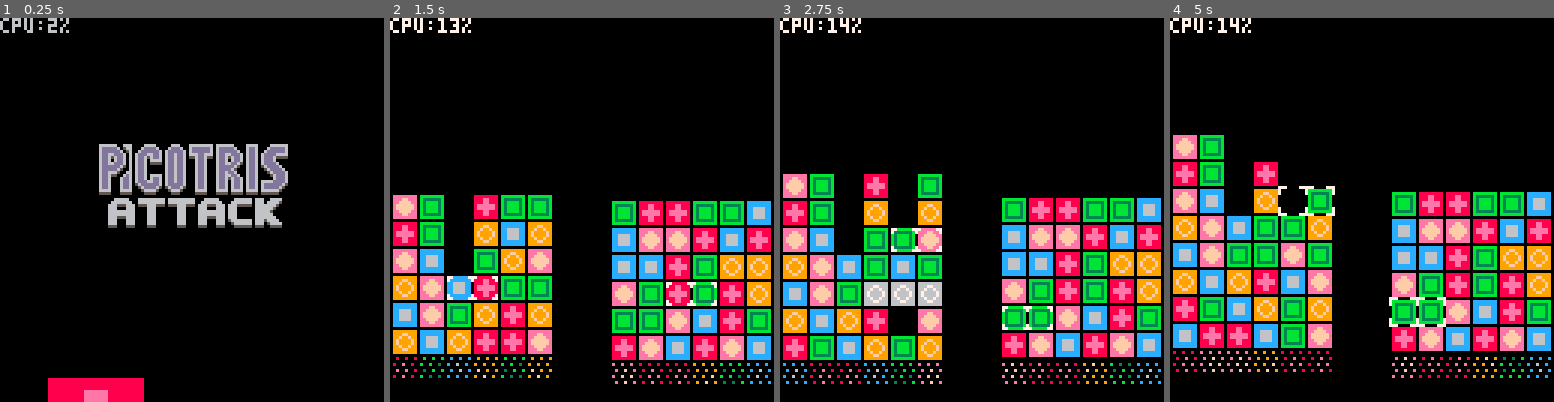
Above: before the commit, frames 1-4 (left to right).
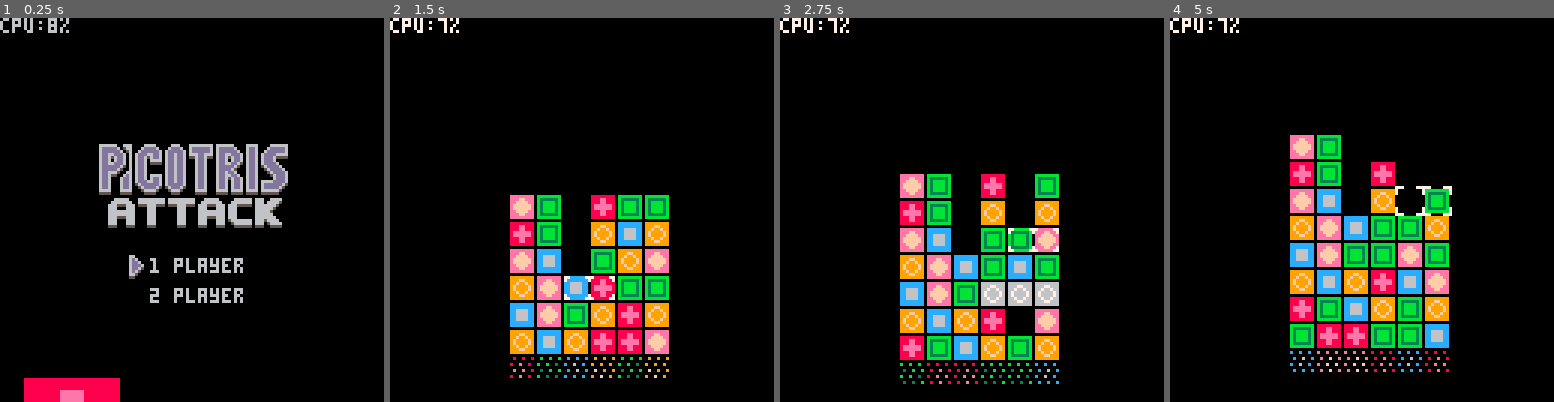
Above: after the commit, the same moments.

Repository: stevelavietes/pico8carts
Game: PICO-8 cartridge pa.p8
The game is run twice, just before and just after one commit, with the same random seed, the same clock (stepped at 60 frames per second) and the same inputs.
Inputs:
- Up to frame 1 (0.25 s): no input
- Up to frame 2 (1.5 s): tap X (X key) at 0.33, 1.07 s; tap O (Z key) at 0.7 s
- Up to frame 3 (2.75 s): hold Right 1.6-2.1 s; hold P2 Left 1.6-2.1 s; tap O (Z key) at 1.7, 2.1, 2.5 s; tap X (X key) at 1.85 s; hold Up 2.15-2.42 s; hold P2 Down 2.15-2.42 s; hold Right from 2.47 s (still down); hold P2 Left from 2.47 s (still down)
- Up to frame 4 (5 s): tap O (Z key) every 0.4 s from 2.9 to 4.9 s; tap X (X key) at 2.97, 4.08 s; release Right at 3.03 s; release P2 Left at 3.03 s; hold Left 3.08-3.58 s; hold P2 Right 3.08-3.58 s; hold Down 3.63-3.97 s; hold P2 Up 3.63-3.97 s; hold Right 4.02-4.68 s; hold P2 Left 4.02-4.68 s; hold Up from 4.73 s (still down); hold P2 Down from 4.73 s (still down)

The runs differ from the first frame. In frame 1, 2.2% of the frame differs, in the area x 6-64%, y 0-100%; in frame 2, 33%; in frame 3, 36%; in frame 4, 39%, in the area x 0-100%, y 0-94%.

Commit message:
working title screen

Diff:
--- a/pa.p8
+++ b/pa.p8
@@ -351,6 +351,59 @@
  line(0,0,0,-l,c)
  popc()
 end
+
+function draw_title()
+ pushc(0,-128)
+ pushc(0,(g.tick%230))
+ sspr(8,0,8,8,8,0,32,32)
+ sspr(24,0,8,8,78,32,32,32)
+ sspr(32,0,8,8,28,64,32,32)
+ popc()
+ popc()
+ for i=1,15 do
+  pal(i,0)
+ end
+ spr(72,32,40,8,4)
+ spr(72,34,40,8,4)
+ spr(72,33,39,8,4)
+ spr(72,33,41,8,4)
+ pal()
+ spr(72,33,40,8,4)
+ print('1 player', 50, 80)
+ print('2 player', 50, 90)
+ if g.np==1 then
+  spr(48,41,79)
+ else
+  spr(48,41,89)
+ end
+end
+
+function update_title()
+ if btn(5,0) or btn(4,0)then
+  if g.np==2 then
+   add(g.bs,
+    make_board(6,12,1,16,0,6))
+   add(g.bs,     make_board(6,12,74,16,1,6))
+  else
+   add(g.bs,
+    make_board(6,12,40,16,0,6))
+  end
+  sfx(2)
+ end
+
+ if (btnp(2,0) or
+   btnp(2,1)) and
+   g.np~=1 then
+  g.np=1
+  sfx(1)
+ end
+ if (btnp(3,0) or
+   btnp(3,1)) and
+   g.np~=2 then
+  g.np=2
+  sfx(1)
+ end
+end
 --
 function elapsed(t)
  if g.tick>=t then
@@ -396,13 +449,10 @@
  if #g.bs>0 then
  	foreach(g.bs,update_board)
  else
-  if btn(5,0) or btn(4,0) then
-   add(g.bs,
-     make_board(6,12,1,16,0,6))
-   add(g.bs,
-     make_board(6,12,74,16,1,6))
-  end
- end
+  update_title()
+ end
+
+
 end
 
 function _draw()
@@ -410,17 +460,10 @@
  if #g.bs > 0 then
   foreach(g.bs,draw_board)
  else
-  pushc(0,-128)
-  pushc(0,(g.tick%230))
-  sspr(8,0,8,8,16,0,32,32)
-  sspr(24,0,8,8,78,32,32,32)
-  sspr(32,0,8,8,28,64,32,32)
-  popc()
-  popc()
-  spr(72,33,40,8,4)
-    --32+sin(g.tick/30)*3,8,4)
- end
- print('cpu:'..(flr(stat(1)*100))..'%')
+  draw_title()
+ end
+ print('cpu:'..
+   (flr(stat(1)*100))..'%',0,0)
 end
 
 function _init()
@@ -431,7 +474,7 @@
  g.cs = {}
  g.bs = {}
  g.tick = 0
- g.bkg={}
+ g.np = 1
 end
 
 __gfx__
@@ -459,14 +502,14 @@
 1111111188eeee88cccccccc33333333effffffe9ffffff922222222556666550000000000000000000000000000000000000000000000001111111111111111
 1011011088888888ccccccccbbbbbbbbeeeeeeee9999999922222222555555550000000000000000000000000000000000000000000000000110110110110110
 1111111188888888ccccccccbbbbbbbbeeeeeeee9999999922222222d555555d0000000000000000000000000000000000000000000000001111111111111111
-00000000000000000000000000000000000000000000000000000000000000000000000000000000000000000000000000000000000000000000000000000000
-00000000000000000000000000000000000000000000000000000000000000000000000000000000000000000000000000000000000000000000000000000000
-00000000000000000000000000000000000000000000000000000000000000000000000000000000000000000000000000000000000000000000000000000000
-00000000000000000000000000000000000000000000000000000000000000000000000000000000000000000000000000000000000000000000000000000000
-00000000000000000000000000000000000000000000000000000000000000000000000000000000000000000000000000000000000000000000000000000000
-00000000000000000000000000000000000000000000000000000000000000000000000000000000000000000000000000000000000000000000000000000000
-00000000000000000000000000000000000000000000000000000000000000000000000000000000000000000000000000000000000000000000000000000000
-00000000000000000000000000000000000000000000000000000000000000000000000000000000000000000000000000000000000000000000000000000000
+00660000000000000000000000000000000000000000000000000000000000000000000000000000000000000000000000000000000000000000000000000000
+006d6000000000000000000000000000000000000000000000000000000000000000000000000000000000000000000000000000000000000000000000000000
+006dd600000000000000000000000000000000000000000000000000000000000000000000000000000000000000000000000000000000000000000000000000
+006ddd60000000000000000000000000000000000000000000000000000000000000000000000000000000000000000000000000000000000000000000000000
+006dd650000000000000000000000000000000000000000000000000000000000000000000000000000000000000000000000000000000000000000000000000
+006d6500000000000000000000000000000000000000000000000000000000000000000000000000000000000000000000000000000000000000000000000000
+00665000000000000000000000000000000000000000000000000000000000000000000000000000000000000000000000000000000000000000000000000000
+00550000000000000000000000000000000000000000000000000000000000000000000000000000000000000000000000000000000000000000000000000000
 00ffff0000ffff00000000000ffff0000ffff0000000000000000000000ffff00000000000000000000000000000000000000000000000000000000000000000
 00f33f0000f33f00000000000f33f0000f88f0000000000000000000000f88f00000000000000000000000000000000000000000000000000000000000000000
 00f33f0000f33ffff00000000f33f0000f88f0000000000000000000000f88f06666660066600006666000006660006666666606666660000666600006666660
Not shown, changed: the sound effects (__sfx__) section of pa.p8
